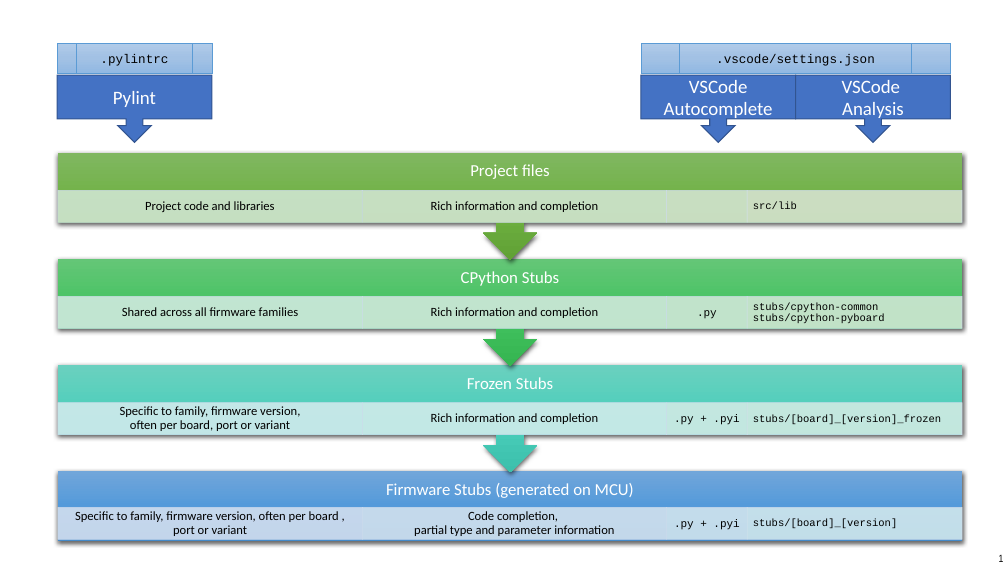
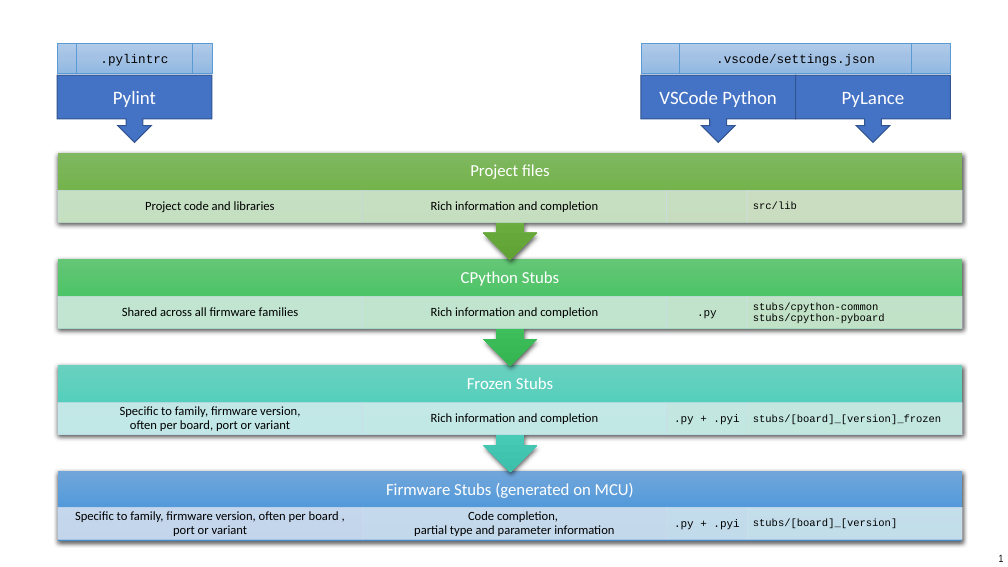
Before and after one commit to Josverl/micropython-stubs, a slide deck: slide 1 of docs/diagrams.pptx. Drawn at 1008x567 pixels with LibreOffice and Linux fonts; fonts in the diff are those of the drawing. Boxes give left, top, right and bottom in pixels: in the first picture for what was removed or moved away, otherwise in the second. Text is boxed around its words. In the diff, an @@ line names an element or a change of style, - is before the commit and + after.

```diff
--- a/docs/diagrams.pptx
+++ b/docs/diagrams.pptx
@@ text in down arrow callout at box(659, 91, 777, 107): text changed @@
-VSCode Autocomplete
+VSCode Python
@@ text in down arrow callout at box(842, 92, 905, 107): text changed @@
-VSCode
-Analysis
+PyLance
```
Also in this commit, not shown: 3 other files.
